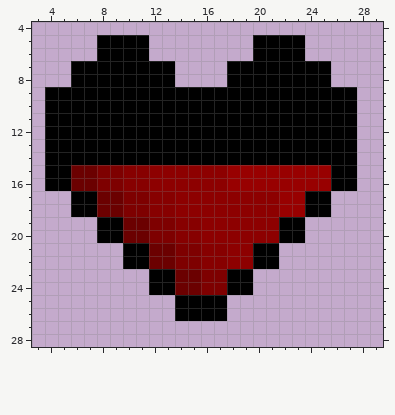
Two versions of one pixel-art sprite, half_red_heart.png. Above: the version before the commit.
Shown: x 3..29, y 4..28.
The same view after the edit:
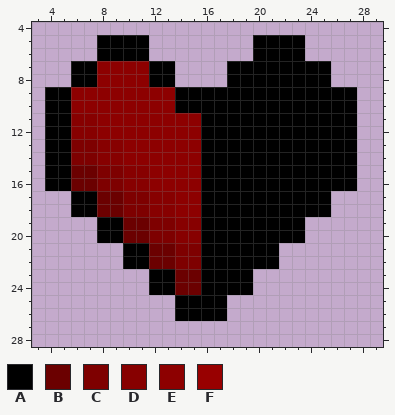
Palette (. is transparent): A #000000  B #6b0000  C #7e0000  D #870000  E #8d0000  F #980000
Difference:
file 512x512 -> 64x64 pixels (blocks of 16x16 -> 2x2; one block is one cell here)
@@ x 3..29 @@
  6 .....AAAA........AAAA......
- 7 ...AAAAAAAA....AAAAAAAA....
- 8 ...AAAAAAAA....AAAAAAAA....
- 9 .AAAAAAAAAAAAAAAAAAAAAAAA..
-10 .AAAAAAAAAAAAAAAAAAAAAAAA..
-11 .AAAAAAAAAAAAAAAAAAAAAAAA..
-12 .AAAAAAAAAAAAAAAAAAAAAAAA..
-13 .AAAAAAAAAAAAAAAAAAAAAAAA..
-14 .AAAAAAAAAAAAAAAAAAAAAAAA..
-15 .AABBCCDDEEEEEEFFFFFFFFAA..
-16 .AABBCCDDEEEEEEFFFFFFFFAA..
-17 ...AABBCCDDEEEEEEEEFFAA....
-18 ...AABBCCDDEEEEEEEEFFAA....
-19 .....AABBCCDDEEEEEEAA......
-20 .....AABBCCDDEEEEEEAA......
-21 .......AABBCCDDEEAA........
-22 .......AABBCCDDEEAA........
-23 .........AABBCCAA..........
-24 .........AABBCCAA..........
+ 7 ...AAEEEEAA....AAAAAAAA....
+ 8 ...AAEEEEAA....AAAAAAAA....
+ 9 .AAEEEEEEEEAAAAAAAAAAAAAA..
+10 .AAEEEEEEEEAAAAAAAAAAAAAA..
+11 .AADDEEEEEEEEAAAAAAAAAAAA..
+12 .AADDEEEEEEEEAAAAAAAAAAAA..
+13 .AACCDDEEEEEEAAAAAAAAAAAA..
+14 .AACCDDEEEEEEAAAAAAAAAAAA..
+15 .AABBCCDDEEEEAAAAAAAAAAAA..
+16 .AABBCCDDEEEEAAAAAAAAAAAA..
+17 ...AABBCCDDEEAAAAAAAAAA....
+18 ...AABBCCDDEEAAAAAAAAAA....
+19 .....AABBCCDDAAAAAAAA......
+20 .....AABBCCDDAAAAAAAA......
+21 .......AABBCCAAAAAA........
+22 .......AABBCCAAAAAA........
+23 .........AABBAAAA..........
+24 .........AABBAAAA..........
 25 ...........AAAA............
Changed places in both pictures, as pixel boxes (x1, y1, x2, y2):
changed: (71, 61, 331, 295)
